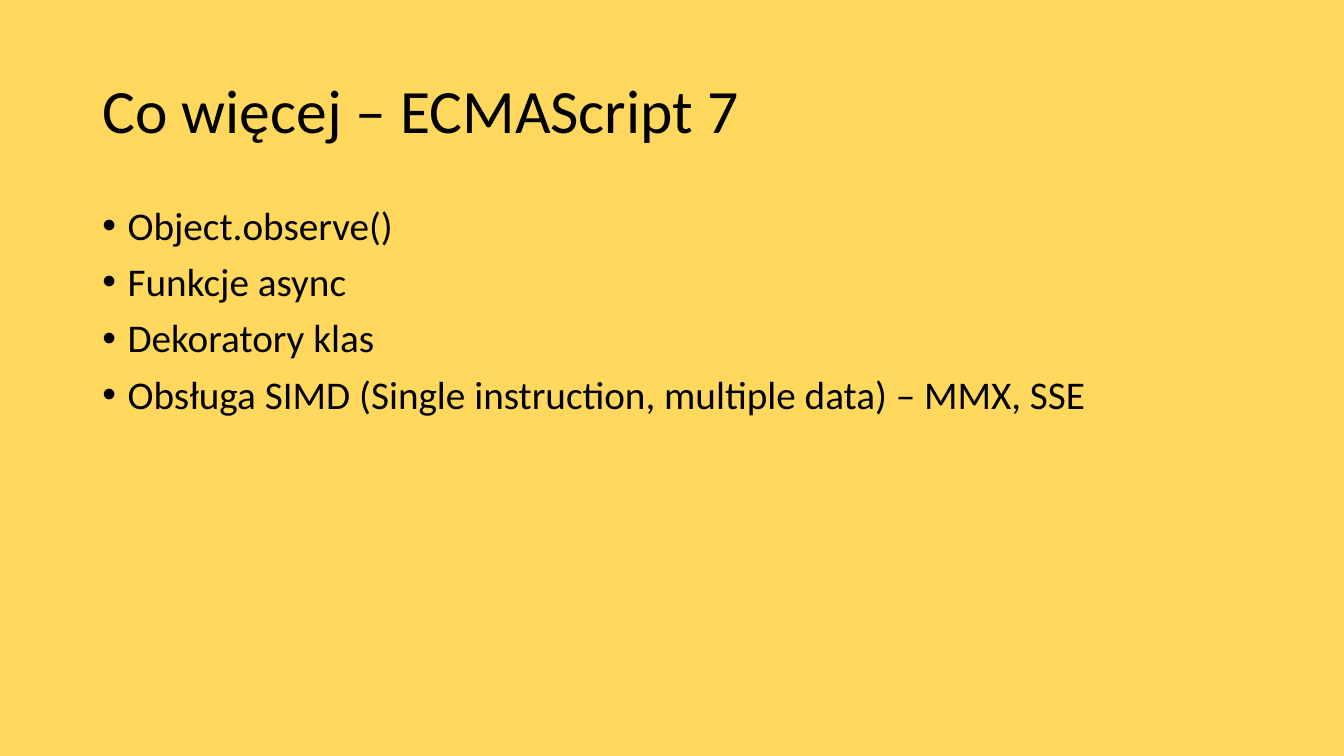
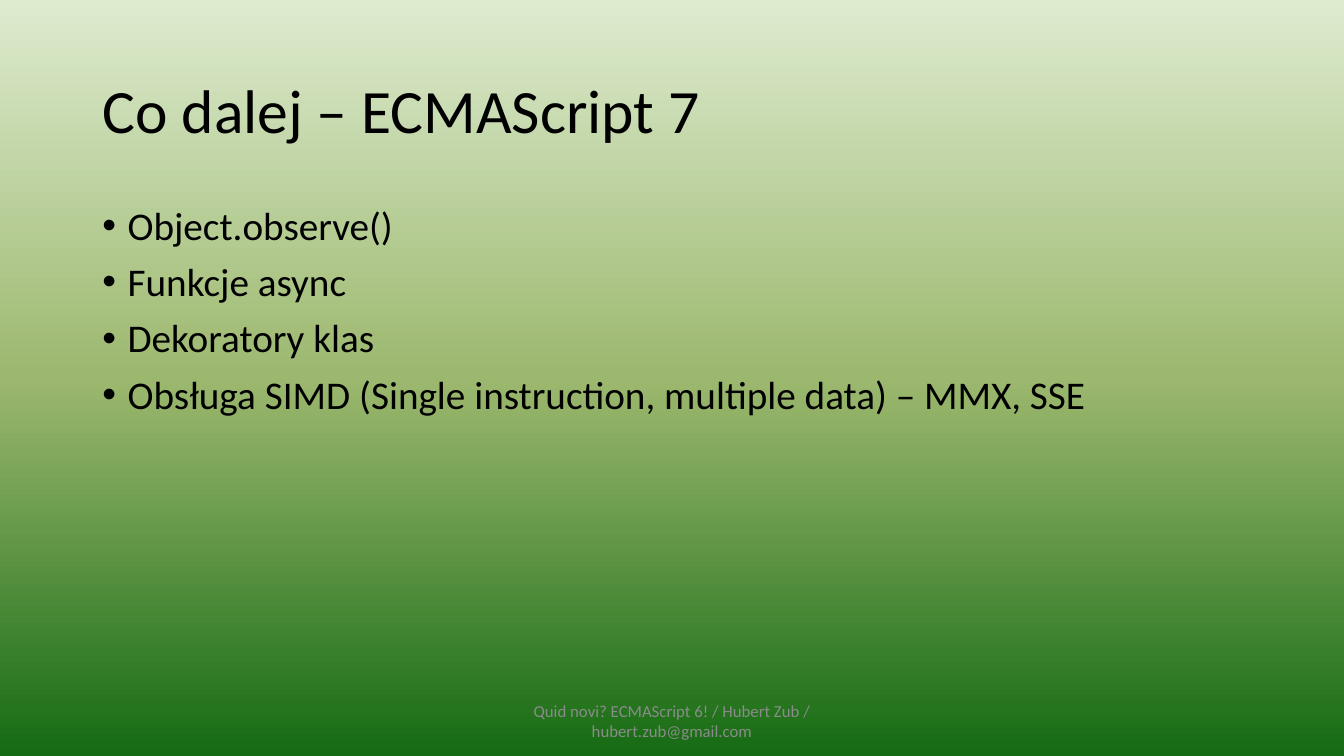
Before and after one commit to hubertzubtt/es6meetjs, a slide deck: slide 35 of prez.pptx (slide 34 before the commit). Drawn at 1344x756 pixels with LibreOffice and Linux fonts; fonts in the diff are those of the drawing. Boxes give left, top, right and bottom in pixels: in the first picture for what was removed or moved away, otherwise in the second. Text is boxed around its words. In the diff, an @@ line names an element or a change of style, - is before the commit and + after.

```diff
--- a/prez.pptx
+++ b/prez.pptx
@@ background #FFD85D to gradient #DDEBCF to #9CB86E to #156B13 @@
@@ title at bbox=[102, 90, 699, 144]: text changed @@
-Co więcej – ECMAScript 7
+Co dalej – ECMAScript 7
@@ text added at bbox=[534, 705, 799, 740], 12 pt, text #8C8C8C @@
+Quid novi? ECMAScript 6! / Hubert Zub / hubert.zub@gmail.com
```
Also in this commit, not shown: 30 other slides changed, 9 slides added, 4 slides removed, 4 other files.
